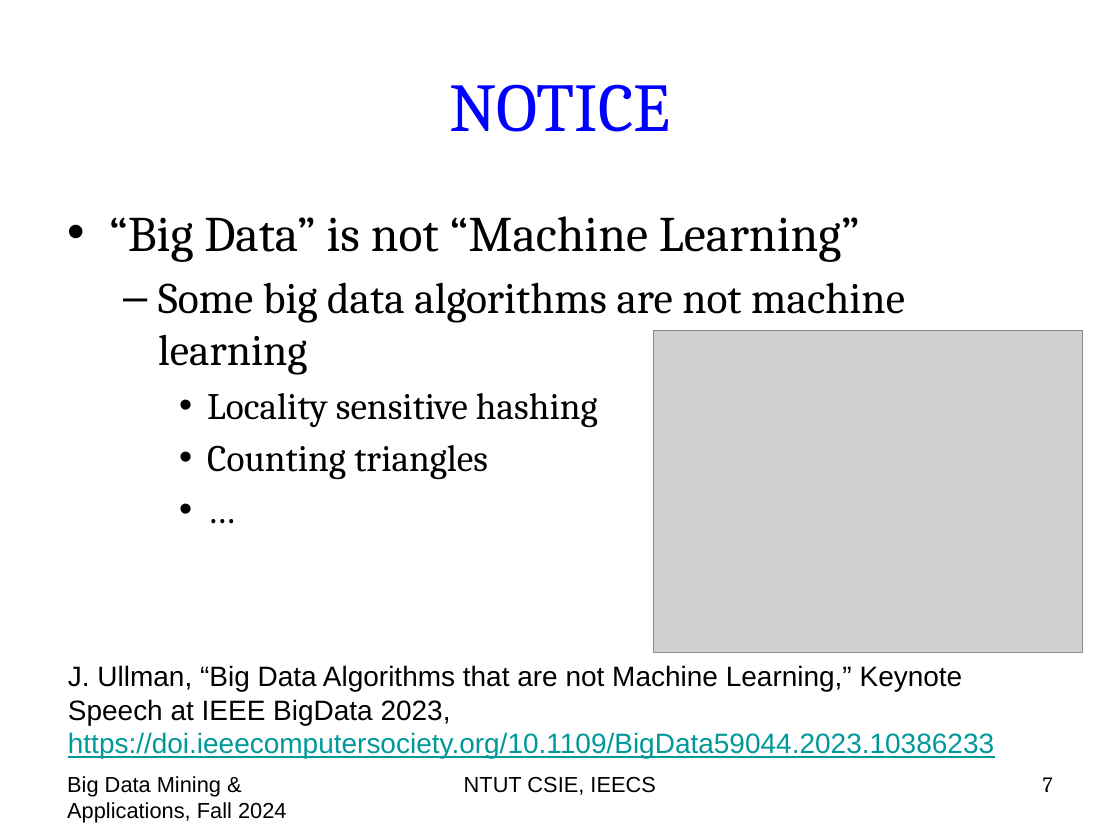
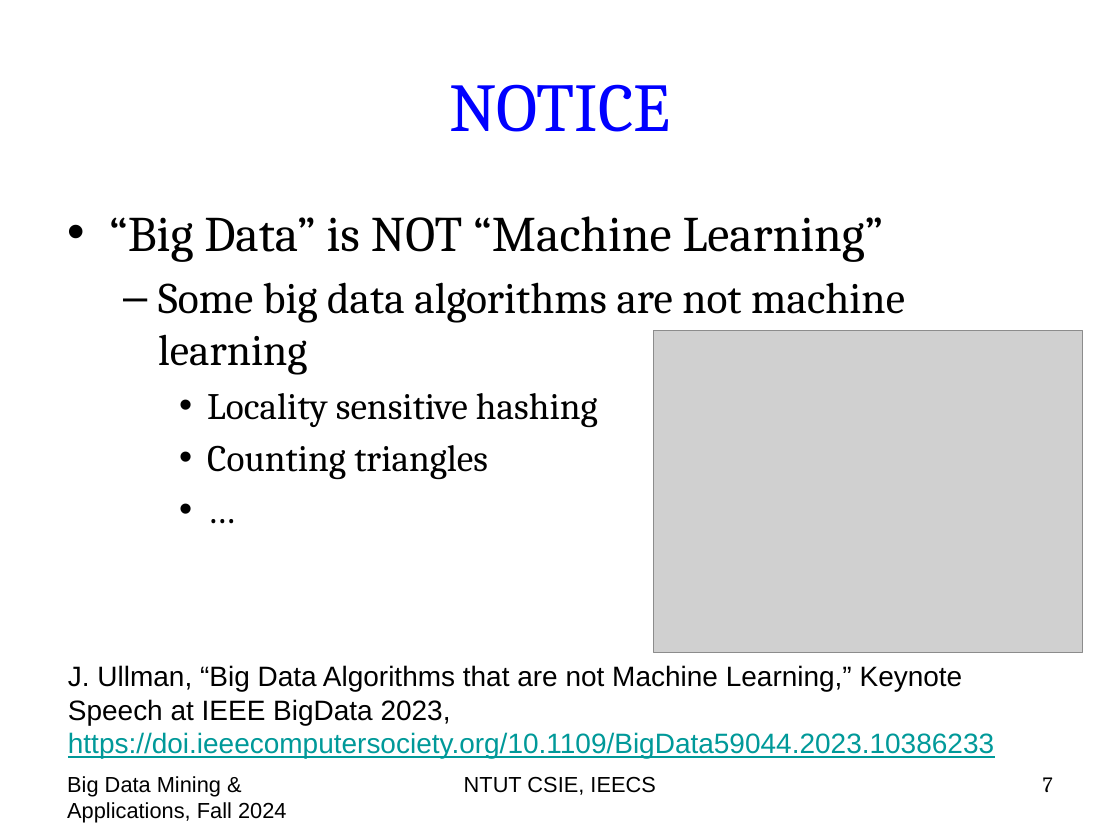
Before and after one commit to chriswjh/chriswjh.github.io, a slide deck: slide 7 of BDM/00-overview.pptx. Drawn at 1120x840 pixels with LibreOffice and Linux fonts; fonts in the diff are those of the drawing; grey boxes stand for pictures. Boxes give left, top, right and bottom in pixels: in the first picture for what was removed or moved away, otherwise in the second. Text is boxed around its words. In the diff, an @@ line names an element or a change of style, - is before the commit and + after.

```diff
--- a/BDM/00-overview.pptx
+++ b/BDM/00-overview.pptx
@@ text at bbox=[109, 216, 884, 262]: text changed @@
-• “Big Data” is not “Machine Learning”
+• “Big Data” is NOT “Machine Learning”
```
Also in this commit, not shown: 12 other slides changed, 1 other file.
